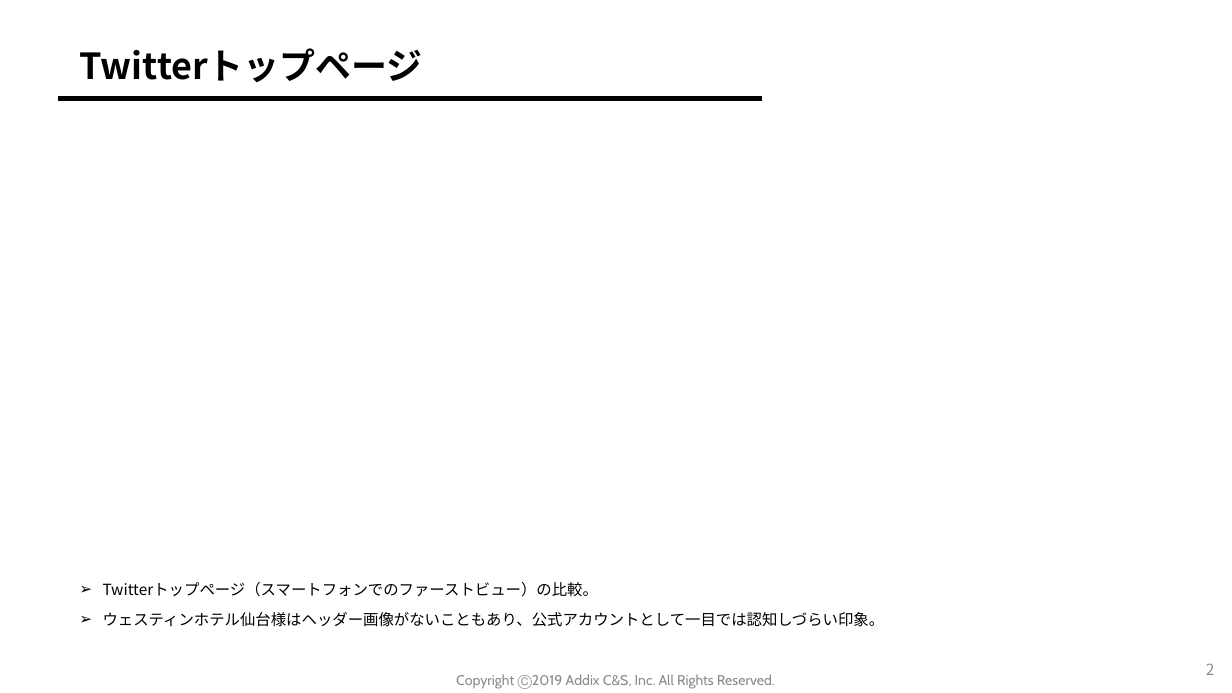
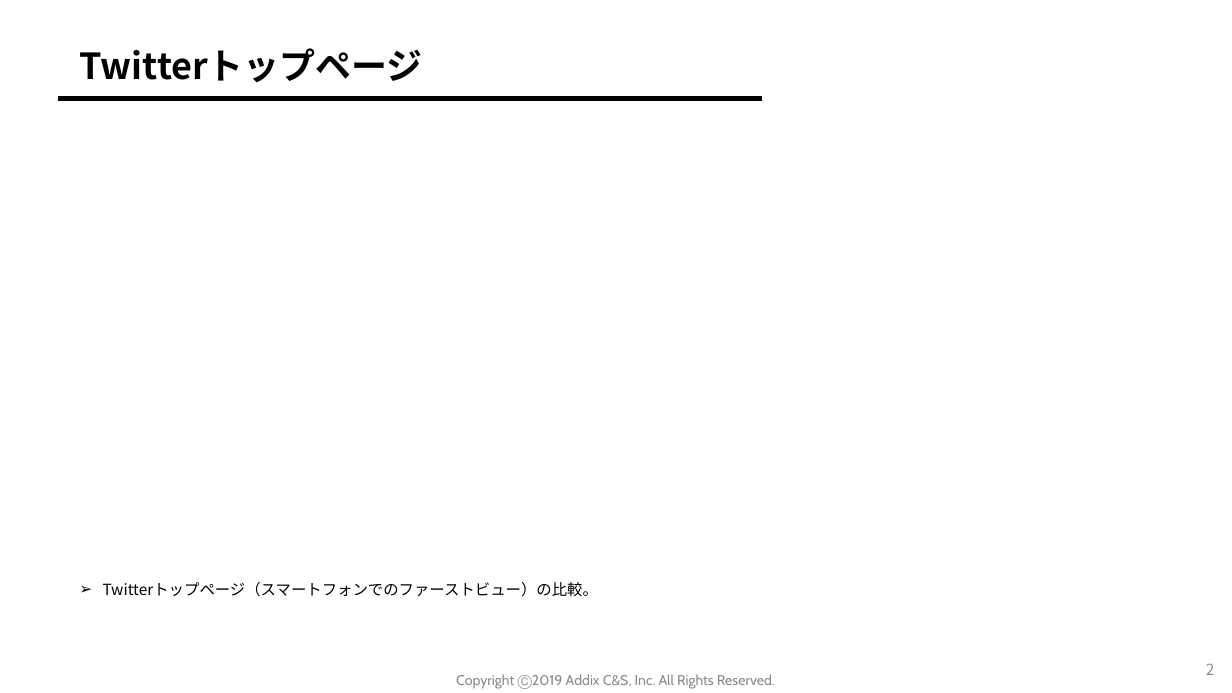
Before and after one commit to ACSVN/SNS-RESEARCHING, a slide deck: slide 2 of SNS-TWITTER/input/Twitter-PPT.pptx. Drawn at 1232x693 pixels with LibreOffice and Linux fonts; fonts in the diff are those of the drawing. Boxes give left, top, right and bottom in pixels: in the first picture for what was removed or moved away, otherwise in the second. Text is boxed around its words. In the diff, an @@ line names an element or a change of style, - is before the commit and + after.

```diff
--- a/SNS-TWITTER/input/Twitter-PPT.pptx
+++ b/SNS-TWITTER/input/Twitter-PPT.pptx
@@ text at (x1=103, y1=612, x2=885, y2=627): paragraph removed @@
-➢ ウェスティンホテル仙台様はヘッダー画像がないこともあり、公式アカウントとして一目では認知しづらい印象。
```
Also in this commit, not shown: 17 other files.
